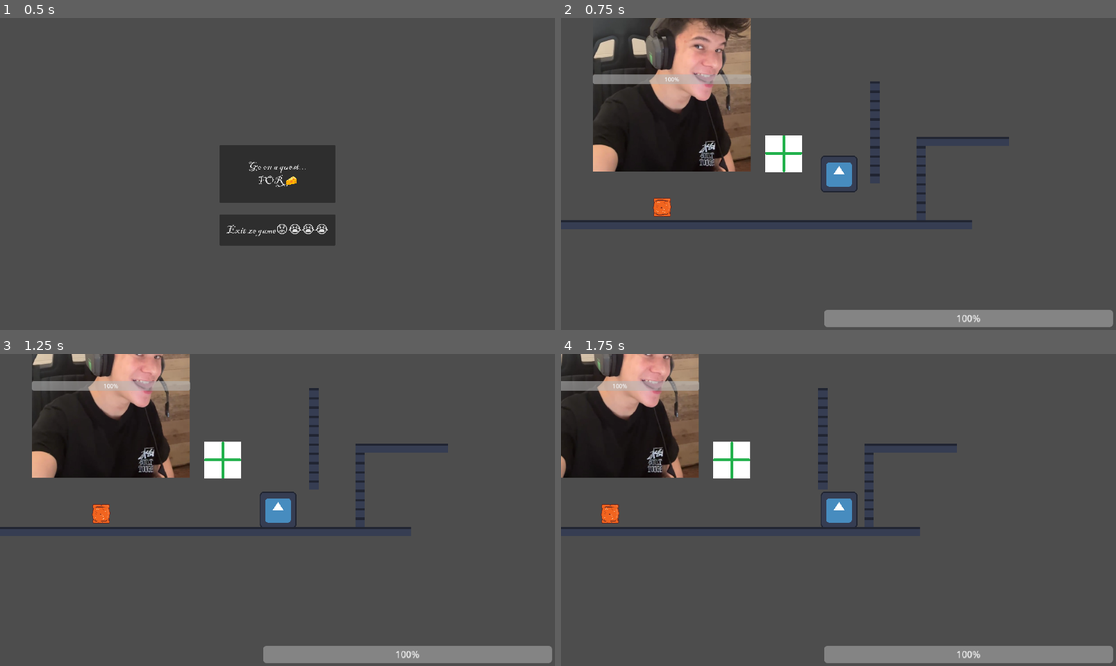
Above: before the commit, frames 1-4 (two rows, left to right).
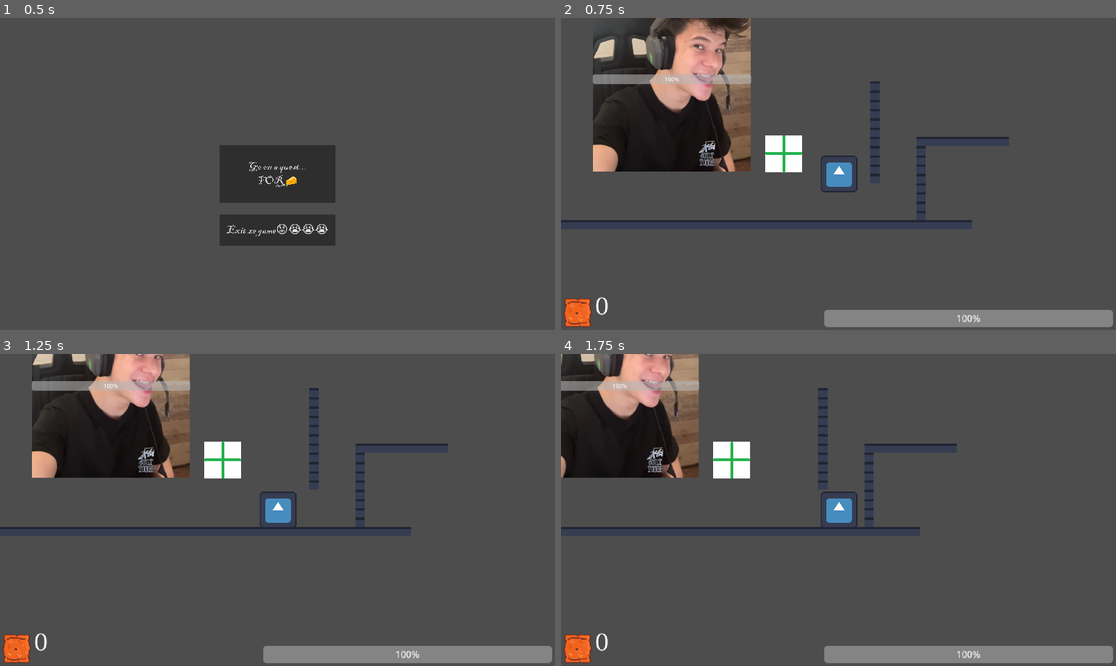
Above: after the commit, the same moments.

Repository: Dome-create/cheesequest
Game: Godot game, scene res://Scenes/menus/Main_Menu.tscn
The game is run twice, just before and just after one commit, with the same random seed, the same clock (stepped at 60 frames per second) and the same inputs. The engine's default icon, where the game draws it, is replaced by a stand-in: a white triangle on a blue panel in a dark square.
Inputs:
- Up to frame 1 (0.5 s): no input
- Up to frame 2 (0.75 s): click "Go on a quest... FOR 🧀" at 0.5 s
- Up to frame 3 (1.25 s): no input
- Up to frame 4 (1.75 s): tap Enter at 1.25 s; hold D (right) from 1.28 s (still down); hold V (attack) from 1.28 s (still down); tap Space (jump) at 1.52 s

Frame 1 is identical in both runs. In frame 2, 0.7% of the frame differs, in the area x 0-20%, y 57-99%; in frame 3, 0.7%, in the area x 0-20%, y 48-99%; in frame 4, 0.7%.

Commit message:
Finalzied

Diff:
--- a/Scenes/Levels/level1.tscn
+++ b/Scenes/Levels/level1.tscn
@@ -189,7 +189,7 @@
 shape = SubResource("RectangleShape2D_20uw2")
 
 [node name="cracker" parent="." instance=ExtResource("7_20uw2")]
-position = Vector2(-392, -22)
+position = Vector2(-721, -88)
 
 [connection signal="attack_state" from="Player" to="Vencel the enemy/Area2D" method="_on_player_attack_state"]
 [connection signal="area_entered" from="Vencel the enemy/Area2D" to="Vencel the enemy/Area2D" method="_on_area_entered"]
--- a/Scenes/Player.tscn
+++ b/Scenes/Player.tscn
@@ -1,8 +1,9 @@
-[gd_scene load_steps=10 format=3 uid="uid://lre4whw1itk"]
+[gd_scene load_steps=12 format=3 uid="uid://lre4whw1itk"]
 
 [ext_resource type="Script" uid="uid://2tbaxyixqyrc" path="res://Scripts/player.gd" id="1_0e25a"]
 [ext_resource type="Texture2D" uid="uid://pvxborls7ty2" path="res://Sprites_img/icon.svg" id="2_dewec"]
 [ext_resource type="Script" uid="uid://b3rqcxvo6um6i" path="res://Scripts/coin_handler.gd" id="5_5ixxa"]
+[ext_resource type="Texture2D" uid="uid://4qcoa8g6da51" path="res://Sprites_img/cheesecracker.png" id="5_nn08x"]
 [ext_resource type="Script" uid="uid://cfu2d4syywvl7" path="res://Scripts/health.gd" id="24_vlwdv"]
 [ext_resource type="Script" uid="uid://bemae2a7h3b26" path="res://Scripts/menus/health_bar.gd" id="25_udjif"]
 
@@ -25,6 +26,133 @@
 [sub_resource type="RectangleShape2D" id="RectangleShape2D_0e25a"]
 size = Vector2(51.375, 55.625)
 
+[sub_resource type="FontFile" id="FontFile_52ee3"]
+cache/0/16/0/ascent = 0.0
+cache/0/16/0/descent = 0.0
+cache/0/16/0/underline_position = 0.0
+cache/0/16/0/underline_thickness = 0.0
+cache/0/16/0/scale = 1.0
+cache/0/17/0/ascent = 0.0
+cache/0/17/0/descent = 0.0
+cache/0/17/0/underline_position = 0.0
+cache/0/17/0/underline_thickness = 0.0
+cache/0/17/0/scale = 1.0
+cache/0/18/0/ascent = 0.0
+cache/0/18/0/descent = 0.0
+cache/0/18/0/underline_position = 0.0
+cache/0/18/0/underline_thickness = 0.0
+cache/0/18/0/scale = 1.0
+cache/0/19/0/ascent = 0.0
+cache/0/19/0/descent = 0.0
+cache/0/19/0/underline_position = 0.0
+cache/0/19/0/underline_thickness = 0.0
+cache/0/19/0/scale = 1.0
+cache/0/20/0/ascent = 0.0
+cache/0/20/0/descent = 0.0
+cache/0/20/0/underline_position = 0.0
+cache/0/20/0/underline_thickness = 0.0
+cache/0/20/0/scale = 1.0
+cache/0/21/0/ascent = 0.0
+cache/0/21/0/descent = 0.0
+cache/0/21/0/underline_position = 0.0
+cache/0/21/0/underline_thickness = 0.0
+cache/0/21/0/scale = 1.0
+cache/0/22/0/ascent = 0.0
+cache/0/22/0/descent = 0.0
+cache/0/22/0/underline_position = 0.0
+cache/0/22/0/underline_thickness = 0.0
+cache/0/22/0/scale = 1.0
+cache/0/23/0/ascent = 0.0
+cache/0/23/0/descent = 0.0
+cache/0/23/0/underline_position = 0.0
+cache/0/23/0/underline_thickness = 0.0
+cache/0/23/0/scale = 1.0
+cache/0/24/0/ascent = 0.0
+cache/0/24/0/descent = 0.0
+cache/0/24/0/underline_position = 0.0
+cache/0/24/0/underline_thickness = 0.0
+cache/0/24/0/scale = 1.0
+cache/0/25/0/ascent = 0.0
+cache/0/25/0/descent = 0.0
+cache/0/25/0/underline_position = 0.0
+cache/0/25/0/underline_thickness = 0.0
+cache/0/25/0/scale = 1.0
+cache/0/26/0/ascent = 0.0
+cache/0/26/0/descent = 0.0
+cache/0/26/0/underline_position = 0.0
+cache/0/26/0/underline_thickness = 0.0
+cache/0/26/0/scale = 1.0
+cache/0/27/0/ascent = 0.0
+cache/0/27/0/descent = 0.0
+cache/0/27/0/underline_position = 0.0
+cache/0/27/0/underline_thickness = 0.0
+cache/0/27/0/scale = 1.0
+cache/0/28/0/ascent = 0.0
+cache/0/28/0/descent = 0.0
+cache/0/28/0/underline_position = 0.0
+cache/0/28/0/underline_thickness = 0.0
+cache/0/28/0/scale = 1.0
+cache/0/29/0/ascent = 0.0
+cache/0/29/0/descent = 0.0
+cache/0/29/0/underline_position = 0.0
+cache/0/29/0/underline_thickness = 0.0
+cache/0/29/0/scale = 1.0
+cache/0/30/0/ascent = 0.0
+cache/0/30/0/descent = 0.0
+cache/0/30/0/underline_position = 0.0
+cache/0/30/0/underline_thickness = 0.0
+cache/0/30/0/scale = 1.0
+cache/0/31/0/ascent = 0.0
+cache/0/31/0/descent = 0.0
+cache/0/31/0/underline_position = 0.0
+cache/0/31/0/underline_thickness = 0.0
+cache/0/31/0/scale = 1.0
+cache/0/32/0/ascent = 0.0
+cache/0/32/0/descent = 0.0
+cache/0/32/0/underline_position = 0.0
+cache/0/32/0/underline_thickness = 0.0
+cache/0/32/0/scale = 1.0
+cache/0/33/0/ascent = 0.0
+cache/0/33/0/descent = 0.0
+cache/0/33/0/underline_position = 0.0
+cache/0/33/0/underline_thickness = 0.0
+cache/0/33/0/scale = 1.0
+cache/0/34/0/ascent = 0.0
+cache/0/34/0/descent = 0.0
+cache/0/34/0/underline_position = 0.0
+cache/0/34/0/underline_thickness = 0.0
+cache/0/34/0/scale = 1.0
+cache/0/35/0/ascent = 0.0
+cache/0/35/0/descent = 0.0
+cache/0/35/0/underline_position = 0.0
+cache/0/35/0/underline_thickness = 0.0
+cache/0/35/0/scale = 1.0
+cache/0/36/0/ascent = 0.0
+cache/0/36/0/descent = 0.0
+cache/0/36/0/underline_position = 0.0
+cache/0/36/0/underline_thickness = 0.0
+cache/0/36/0/scale = 1.0
+cache/0/37/0/ascent = 0.0
+cache/0/37/0/descent = 0.0
+cache/0/37/0/underline_position = 0.0
+cache/0/37/0/underline_thickness = 0.0
+cache/0/37/0/scale = 1.0
+cache/0/38/0/ascent = 0.0
+cache/0/38/0/descent = 0.0
+cache/0/38/0/underline_position = 0.0
+cache/0/38/0/underline_thickness = 0.0
+cache/0/38/0/scale = 1.0
+cache/0/39/0/ascent = 0.0
+cache/0/39/0/descent = 0.0
+cache/0/39/0/underline_position = 0.0
+cache/0/39/0/underline_thickness = 0.0
+cache/0/39/0/scale = 1.0
+cache/0/40/0/ascent = 0.0
+cache/0/40/0/descent = 0.0
+cache/0/40/0/underline_position = 0.0
+cache/0/40/0/underline_thickness = 0.0
+cache/0/40/0/scale = 1.0
+
 [sub_resource type="RectangleShape2D" id="RectangleShape2D_70hv0"]
 size = Vector2(65, 13)
 
@@ -61,6 +189,20 @@
 step = 1.0
 script = ExtResource("25_udjif")
 
+[node name="Label" type="Label" parent="CanvasGroup"]
+offset_left = -422.0
+offset_top = 211.0
+offset_right = -379.0
+offset_bottom = 266.0
+theme_override_fonts/font = SubResource("FontFile_52ee3")
+theme_override_font_sizes/font_size = 40
+text = "0"
+
+[node name="Cheesecracker" type="Sprite2D" parent="CanvasGroup"]
+position = Vector2(-451, 240.00002)
+scale = Vector2(1.5, 1.5)
+texture = ExtResource("5_nn08x")
+
 [node name="AttackHitbox" type="Area2D" parent="."]
 collision_mask = 2
 monitoring = false
--- a/Scenes/cracker.tscn
+++ b/Scenes/cracker.tscn
@@ -1,11 +1,13 @@
-[gd_scene load_steps=3 format=3 uid="uid://dr66v0ptepncs"]
+[gd_scene load_steps=4 format=3 uid="uid://bu8qtxmbayirx"]
 
+[ext_resource type="Script" uid="uid://dc0d1whhevgto" path="res://Scripts/coin_disappear.gd" id="1_ah1d1"]
 [ext_resource type="Texture2D" uid="uid://4qcoa8g6da51" path="res://Sprites_img/cheesecracker.png" id="1_btkpa"]
 
 [sub_resource type="RectangleShape2D" id="RectangleShape2D_ah1d1"]
 size = Vector2(32, 32)
 
 [node name="cracker" type="Node2D"]
+script = ExtResource("1_ah1d1")
 
 [node name="Cheesecracker" type="Sprite2D" parent="."]
 texture = ExtResource("1_btkpa")
@@ -14,3 +16,6 @@
 
 [node name="CollisionShape2D" type="CollisionShape2D" parent="coin"]
 shape = SubResource("RectangleShape2D_ah1d1")
+
+[connection signal="area_entered" from="coin" to="." method="_on_coin_area_entered"]
+[connection signal="body_entered" from="coin" to="." method="_on_coin_body_entered"]
--- /dev/null
+++ b/Scripts/coin_disappear.gd
@@ -0,0 +1,6 @@
+extends Node2D
+
+
+func _on_coin_body_entered(body: Node2D) -> void:
+	if body.name == "Player":
+		$".".visible = false
--- a/Scripts/coin_handler.gd
+++ b/Scripts/coin_handler.gd
@@ -1,10 +1,8 @@
 extends Node2D
-
-signal coin_collected
 
 var coins := 0
 
 func _on_coin_detector_area_entered(area: Area2D) -> void:
 	if area.name == "coin":
 		coins += 1
-		emit_signal("coin_collected")
+		$"../CanvasGroup/Label".text = str(coins)
Not shown: 1 places in Scenes/Levels/level1.tscn that only renumber resources
Not shown, added: Scripts/coin_disappear.gd.uid
